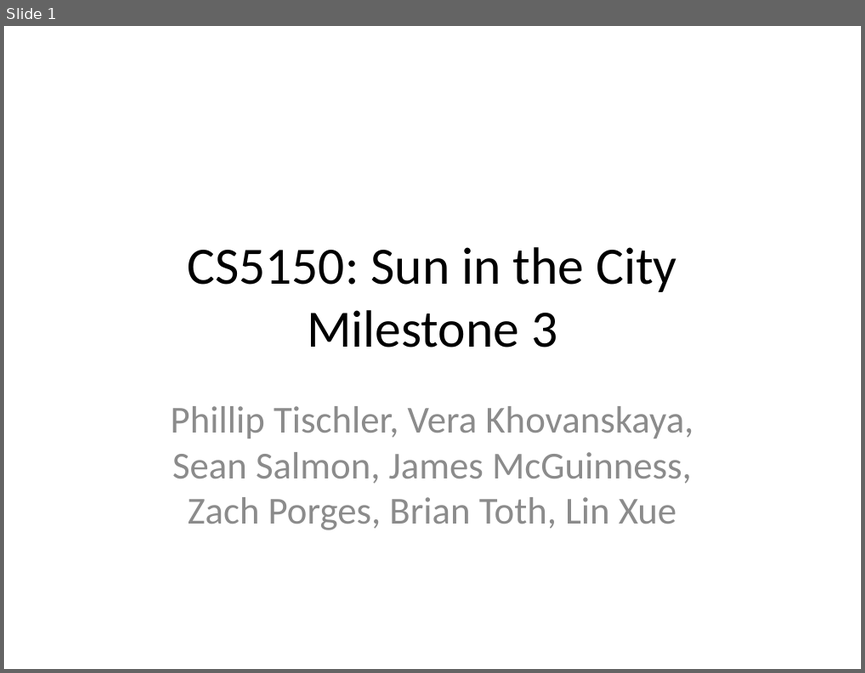
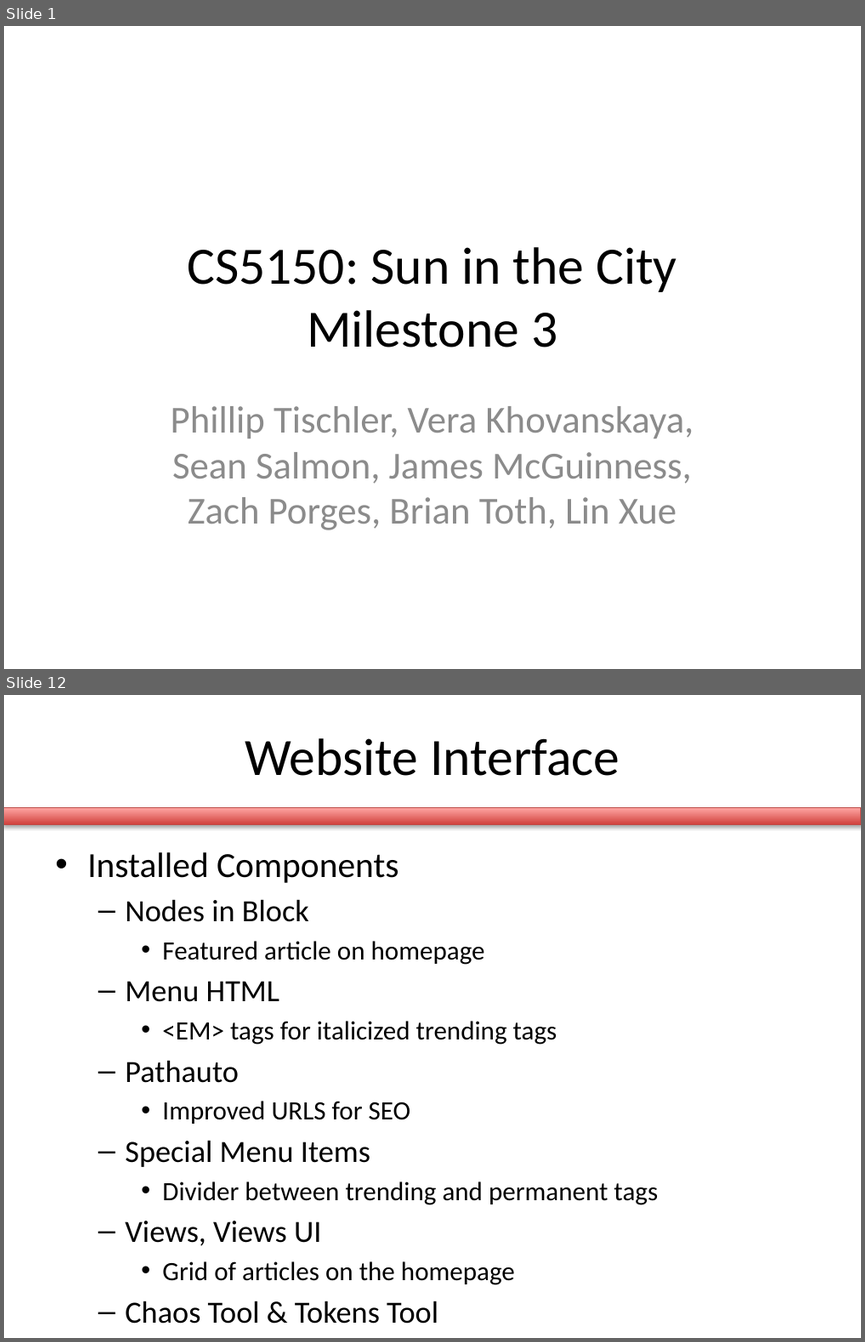
Before and after one commit to briantoth/Sun-in-the-City, a slide deck: se_process/milestone3/milestone3.pptx. Shown one above the other, each under a label of ours: slide 1 before the commit, slides 1 and 12 after it; the slides between them are not shown. The pictures are 865x673 and 865x1342 pixels, drawn with LibreOffice and Linux fonts; fonts in the diff are those of the drawing. Boxes give left, top, right and bottom in pixels: in the first picture for what was removed or moved away, otherwise in the second. Text is boxed around its words. In the diff, an @@ line names an element or a change of style, - is before the commit and + after.

```diff
--- a/se_process/milestone3/milestone3.pptx
+++ b/se_process/milestone3/milestone3.pptx
@@ slide 12 added at (x1=4, y1=695, x2=861, y2=1338), background #FFFFFF @@
@@ title added at (x1=245, y1=738, x2=619, y2=776), 44 pt, text #000000 @@
+Website Interface
@@ rectangle added at (x1=4, y1=807, x2=861, y2=824), fill gradient #D1403C to #FFA6A5, outline #BF4C48 0.75 pt @@
@@ text added at (x1=87, y1=852, x2=658, y2=1323), 22.2 pt, text #000000 @@
+• Installed Components
+  – Nodes in Block
+    • Featured article on homepage
+  – Menu HTML
+    • <EM> tags for italicized trending tags
+  – Pathauto
+    • Improved URLS for SEO
+  – Special Menu Items
+    • Divider between trending and permanent tags
+  – Views, Views UI
+    • Grid of articles on the homepage
+  – Chaos Tool & Tokens Tool
+    • Required by various modules
```
Also in this commit, not shown: 9 slides changed, 25 other slides added, 2 slides removed, 2 other files.
